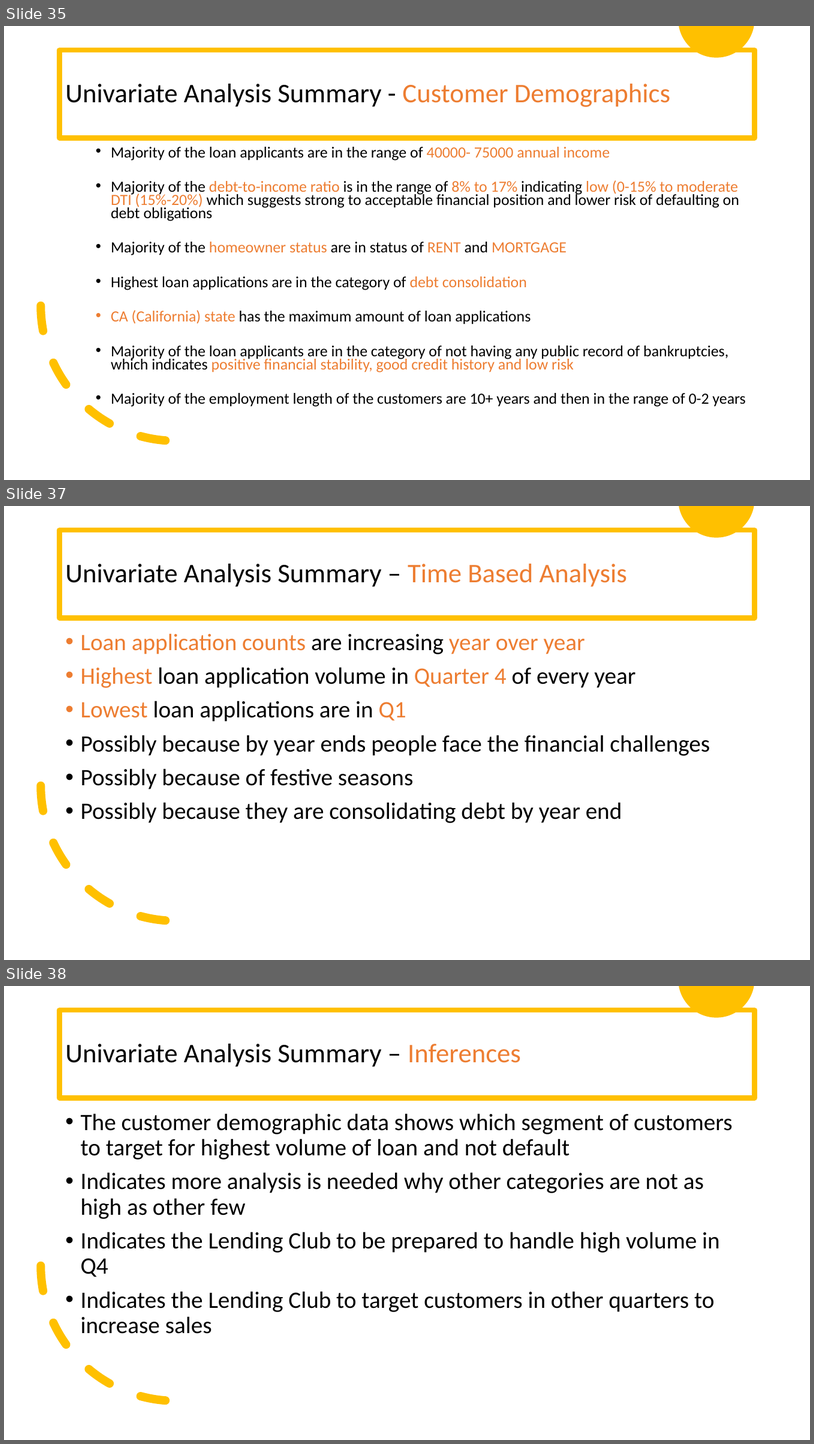
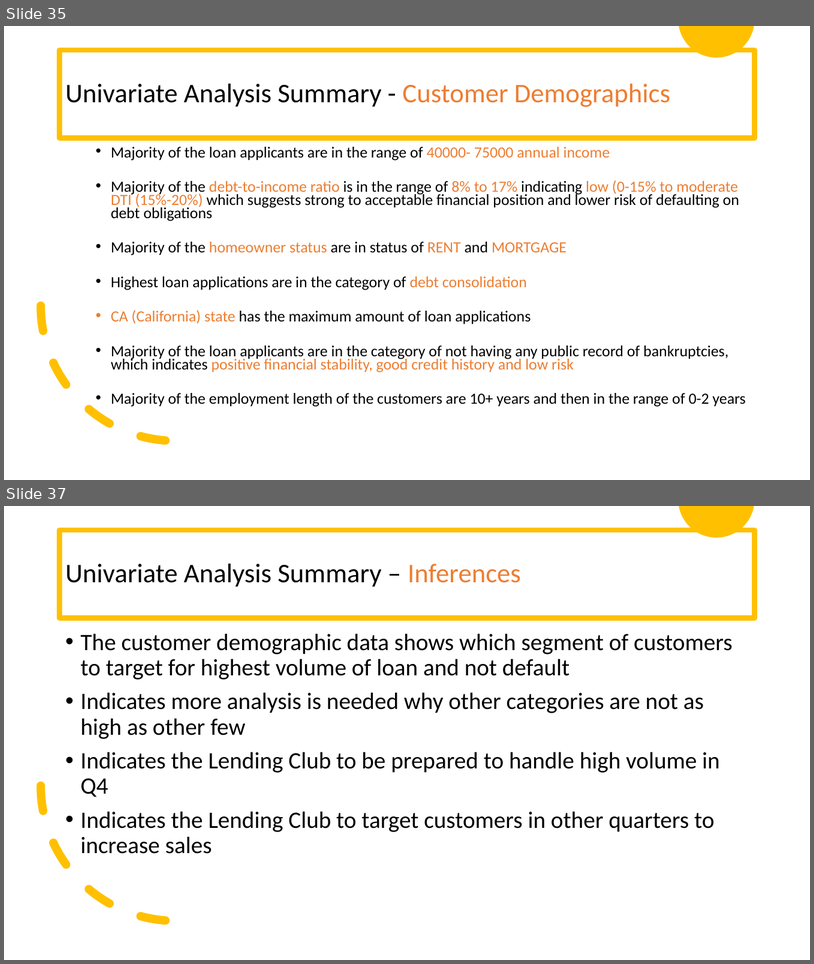
Before and after one commit to prachigoliwadekar/LendingClubCaseStudy, a slide deck: LendingClubCaseStudy.pptx. Shown one above the other, each under a label of ours: slides 35, 37 and 38 before the commit, slides 35 and 37 after it; the slides between them are not shown. The pictures are 814x1444 and 814x964 pixels, drawn with LibreOffice and Linux fonts; fonts in the diff are those of the drawing. Boxes give left, top, right and bottom in pixels: in the first picture for what was removed or moved away, otherwise in the second. Text is boxed around its words. In the diff, an @@ line names an element or a change of style, - is before the commit and + after.

Commit message:
condensed summary slides

```diff
--- a/LendingClubCaseStudy.pptx
+++ b/LendingClubCaseStudy.pptx
@@ slide 37 removed at [4, 506, 810, 960], background #FFFFFF @@
@@ freeform shape removed at [679, 506, 754, 537] @@
@@ title removed at [60, 530, 755, 618] @@
-Univariate Analysis Summary – Time Based Analysis
@@ text removed at [81, 633, 710, 823] @@
-• Loan application counts are increasing year over year
-• Highest loan application volume in Quarter 4 of every year
-• Lowest loan applications are in Q1
-• Possibly because by year ends people face the financial challenges
-• Possibly because of festive seasons
-• Possibly because they are consolidating debt by year end
@@ arc (boxed as its full ellipse) removed at [41, 651, 311, 921] @@
@@ what was slide 38 is now slide 37 @@
```
Also in this commit, not shown: 5 slides changed, 2 other slides removed, 1 other file.
